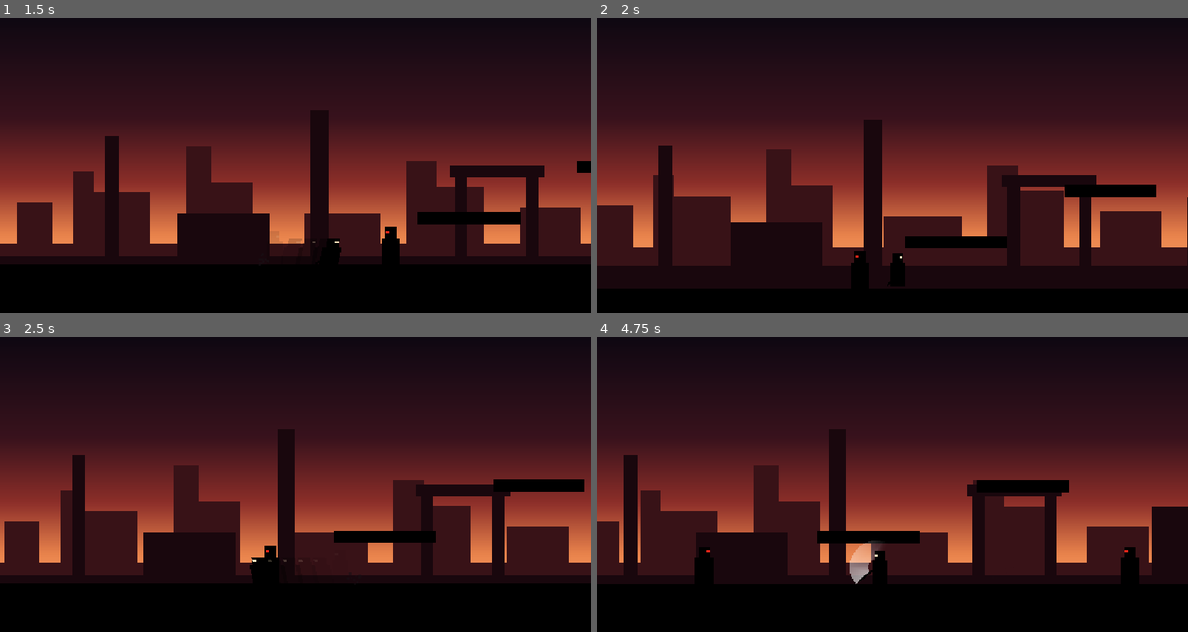
Above: before the commit, frames 1-4 (two rows, left to right).
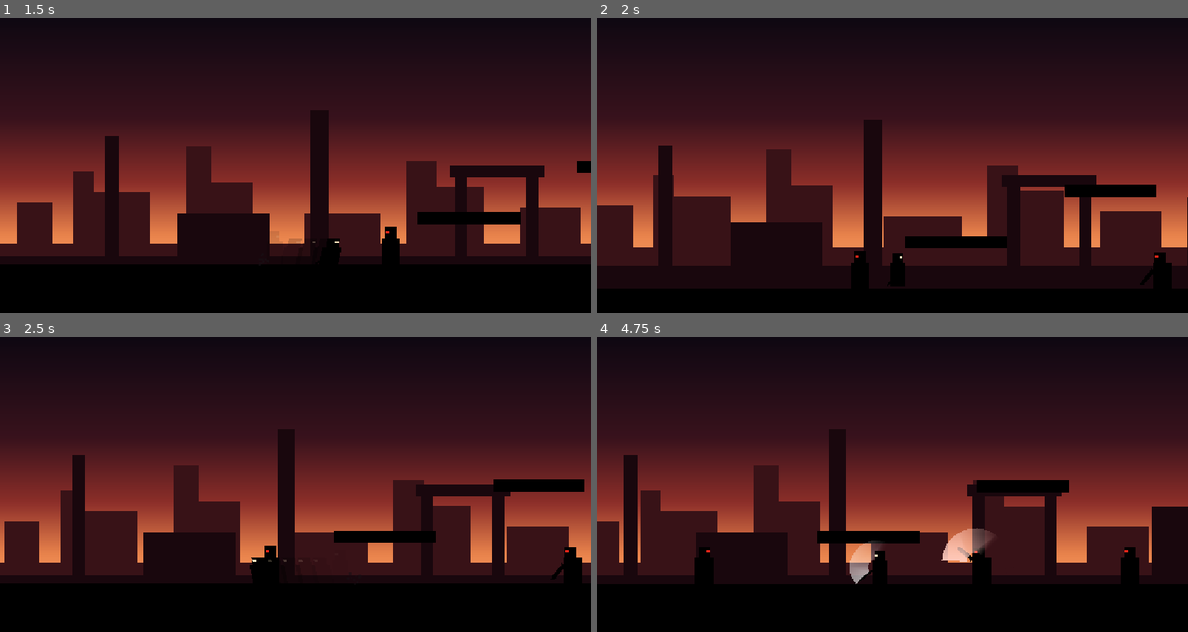
Above: after the commit, the same moments.

Repository: NobleRat/Kill-The-Man
Game: Godot game, scene res://levels/test_level.tscn
Same seed, same stepped clock (60 frames per second), same inputs: the game is played once before the commit and once after it.
Inputs (mouse positions are in pixels of both pictures, inside the frame that each line leads up to):
- Up to frame 1 (1.5 s): move the mouse to (425, 168) at 0.52 s; hold D (move_right) from 0.53 s (still down); tap J (attack) at 0.6 s; tap Space (jump) at 0.77 s; tap Shift (dash) at 0.8, 1.35 s; move the mouse to (177, 200) at 1.27 s
- Up to frame 2 (2 s): keep holding D (move_right); tap Space (jump) at 1.52 s; tap J (attack) at 1.55 s
- Up to frame 3 (2.5 s): move the mouse to (354, 431) at 2.02 s; release D (move_right) at 2.03 s; hold A (move_left) from 2.03 s (still down); tap J (attack) at 2.1 s; tap Shift (dash) at 2.3 s
- Up to frame 4 (4.75 s): move the mouse to (862, 570) at 2.77 s; release A (move_left) at 2.78 s; hold D (move_right) 2.78-4.28 s; tap Shift (dash) at 2.85, 3.8, 4.35 s; tap Space (jump) at 3.02, 3.77, 4.52 s; tap J (attack) at 3.05, 3.6, 4.55 s; move the mouse to (1069, 552) at 3.52 s; move the mouse to (715, 452) at 4.27 s; hold A (move_left) from 4.28 s (still down)

Frame 1 is identical in both runs. In frame 2, 0.4% of the frame differs, in the area x 91-98%, y 79-92%; in frame 3, 0.4%; in frame 4, 0.9%, in the area x 58-67%, y 64-84%.

Commit message:
ახალი მტერი: ხმლიანი მებრძოლი (MeleeEnemy)
- დადის აქეთ-იქით; მოთამაშეს 280 პიქსელზე ამჩნევს და მისკენ მიდის.
- ახლოს ჩერდება, ნახევარი წამით წითლდება და ხმალს იწევს, მერე წინ ჩაქნევს
  (ღია-წითელი რკალი). მომზადებისას მხარეს არ იცვლის — ზურგსუკან გადასვლით
  ან გაქცევით შეიძლება თავის დაღწევა.
- დარტყმას, უკუგდებას, შეჩერებას, ციმციმს და სიკვდილს მანეკენივით იღებს
  (enemy.gd-ის კოდი გაზიარებულია). დარტყმა მის მომზადებას წყვეტს.
- ორმოს კიდეზე ჩერდება (მანეკენებიც კიდეზე ბრუნდებიან).
- მოთამაშეს სიცოცხლე ჯერ არ აქვს: მტრის დარტყმა მხოლოდ უკან აგდებს
  (Player → „მტრის დარტყმა“).
- სატესტო დონეზე ორი ასეთი მტერი: x=1000 და x=3800.

Co-Authored-By: Claude Opus 5.5 <noreply@anthropic.com>

Diff:
--- a/effects/flash.gdshader
+++ b/effects/flash.gdshader
@@ -4,7 +4,12 @@
 // იმუშავებს მომავალში ნახატ პერსონაჟებზეც, არა მხოლოდ მართკუთხედებზე.
 uniform float flash_amount : hint_range(0.0, 1.0) = 0.0;
 uniform vec4 flash_color : source_color = vec4(1.0, 1.0, 1.0, 1.0);
+// შეფერვა (მაგ. მტერი თავდასხმის წინ წითლდება): 0 = ჩვეულებრივი ფერი, 1 = მთლიანად tint_color.
+// ციმციმი შეფერვაზე მაღლა ჩანს.
+uniform float tint_amount : hint_range(0.0, 1.0) = 0.0;
+uniform vec4 tint_color : source_color = vec4(1.0, 0.0, 0.0, 1.0);
 
 void fragment() {
+	COLOR.rgb = mix(COLOR.rgb, tint_color.rgb, tint_amount);
 	COLOR.rgb = mix(COLOR.rgb, flash_color.rgb, flash_amount);
 }
--- a/enemies/enemy.gd
+++ b/enemies/enemy.gd
@@ -1,8 +1,9 @@
 extends CharacterBody2D
-## მტერი: დადის აქეთ-იქით. დარტყმისას უკან ეგდება და ციმციმებს,
+## მტერი-„მანეკენი“: დადის აქეთ-იქით. დარტყმისას უკან ეგდება და ციმციმებს,
 ## სიცოცხლე რომ გაუთავდება — ნამსხვრევებად იშლება.
 ##
-## ჯერ თავს არ ესხმის — ეს შემდეგი ნაბიჯია.
+## თავს არ ესხმის. თავდამსხმელი მტერი — melee_enemy.gd — ამ სკრიპტზეა აგებული:
+## დარტყმის მიღება და სიკვდილი ორივესთვის აქ არის დაწერილი.
 
 const HIT_SPARK := preload("res://effects/hit_spark.tscn")
 const DEATH_BURST := preload("res://effects/death_burst.tscn")
@@ -65,22 +66,36 @@
 		if is_on_floor():
 			velocity.x = move_toward(velocity.x, 0.0, friction * delta)
 	else:
-		_patrol()
+		_act(delta)
 
 	move_and_slide()
 
 
+## რას აკეთებს, როცა გაბრუებული არ არის. მანეკენი მხოლოდ დადის;
+## სხვა მტრები (მაგ. melee_enemy.gd) ამ ფუნქციას თავისით ცვლიან.
+func _act(_delta: float) -> void:
+	_patrol()
+
+
 func _patrol() -> void:
-	# საზღვარს ან კედელს მიადგა — მობრუნდეს.
+	# საზღვარს, კედელს ან კიდეს მიადგა — მობრუნდეს.
 	var offset := global_position.x - _start_x
 	var past_right := offset > patrol_distance and _direction > 0.0
 	var past_left := offset < -patrol_distance and _direction < 0.0
 	var wall_ahead := is_on_wall() and signf(get_wall_normal().x) == -_direction
-	if past_right or past_left or wall_ahead:
+	var ledge_ahead := is_on_floor() and not _has_floor_ahead(_direction)
+	if past_right or past_left or wall_ahead or ledge_ahead:
 		_direction = -_direction
 
 	velocity.x = _direction * walk_speed
 	_visual.scale.x = _direction
+
+
+## true — წინ (`direction` მხარეს) ფეხქვეშ მიწაა; false — კიდეა, შეიძლება ჩავარდეს.
+func _has_floor_ahead(direction: float) -> bool:
+	var from := global_position + Vector2(direction * 22.0, -4.0)
+	var query := PhysicsRayQueryParameters2D.create(from, from + Vector2(0.0, 30.0), collision_mask, [get_rid()])
+	return not get_world_2d().direct_space_state.intersect_ray(query).is_empty()
 
 
 ## მახვილი იძახებს, როცა მტერს მოხვდება. `direction` — დარტყმის მიმართულება,
--- /dev/null
+++ b/enemies/melee_enemy.gd
@@ -0,0 +1,216 @@
+extends "res://enemies/enemy.gd"
+## ხმლიანი მტერი. დადის აქეთ-იქით; მოთამაშეს რომ შეამჩნევს — მისკენ მიდის,
+## ახლოს ჩერდება, წითლდება და ხმალს იწევს (მომზადება), მერე კი წინ ჩაქნევს.
+##
+## დარტყმის მიღება (ზიანი, უკუგდება, შეჩერება, თეთრი ციმციმი) და სიკვდილი
+## ზუსტად ისეთივეა, როგორც მანეკენის — ის ნაწილი enemy.gd-შია.
+## დარტყმა მომზადებას აწყვეტინებს: გაბრუების მერე ისევ მოთამაშისკენ წამოვა.
+##
+## ყველა რიცხვი Inspector-შია: აირჩიეთ MeleeEnemy კვანძი
+## (დევნა, თავდასხმა; სიცოცხლე და სიარული — enemy.gd-ის ჯგუფებში).
+
+@export_group("დევნა")
+## ამ მანძილზე (პიქსელი, გვერდულად) ამჩნევს მოთამაშეს — წინაც და ზურგსუკანაც.
+@export var sight_range := 280.0
+## მოთამაშე ამაზე მეტად მაღლა ან დაბლა თუ არის (მაგ. ბაქანზე), ვერ ამჩნევს და არ ესხმის.
+@export var sight_height := 90.0
+## მოთამაშე ამაზე შორს თუ წავიდა, დევნას წყვეტს და ისევ აქეთ-იქით დადის.
+@export var lose_range := 420.0
+## დევნის სიჩქარე (შედარებისთვის: მოთამაშე 330-ით დარბის).
+@export var chase_speed := 130.0
+## ამ მანძილზე მისვლისას ჩერდება და თავდასხმას იწყებს.
+@export var attack_range := 70.0
+
+@export_group("თავდასხმა")
+## მომზადება: რამდენ წამს წითლდება და იწევს ხმალს (ამ დროს შეიძლება გაქცევა).
+@export var windup_time := 0.5
+## მომზადების ფერი.
+@export var windup_color := Color(1.0, 0.12, 0.08)
+## ჭრა: რამდენ წამს მოქმედებს დაზიანების ზონა.
+@export var attack_time := 0.12
+## ჭრისას წინ გადადგმული ნაბიჯის სიჩქარე.
+@export var attack_lunge := 220.0
+## დასვენება: დარტყმის მერე ამდენ წამს დგას — შენი შანსი, რომ დაარტყა.
+@export var recovery_time := 0.5
+## ზიანი (მოთამაშეს სიცოცხლე ჯერ არ აქვს — ახლა მხოლოდ უკან აგდებს).
+@export var attack_damage := 1
+## მოთამაშის უკუგდების სიძლიერე (1 = ჩვეულებრივი, ზომები — Player-ის ჯგუფში „მტრის დარტყმა“).
+@export var attack_knockback := 1.0
+## მოთამაშეს რომ მოხვდება — თამაშის შეჩერება (წამი).
+@export var attack_hitstop := 0.08
+## მოთამაშეს რომ მოხვდება — ეკრანის შერყევა (პიქსელი).
+@export var attack_shake := 5.0
+## ჭრის რკალის ფერი.
+@export var slash_color := Color(1.0, 0.8, 0.75, 0.95)
+
+enum State { PATROL, CHASE, WINDUP, ATTACK, RECOVERY }
+
+## ხმლის კუთხეები (გრადუსი: 0 = წინ, 90 = ქვემოთ, -90 = ზემოთ).
+const WEAPON_REST := 50.0
+const WEAPON_RAISED := -135.0
+const WEAPON_SWUNG := 65.0
+const SLASH_INNER_RADIUS := 18.0
+const SLASH_OUTER_RADIUS := 66.0
+const SLASH_STEPS := 16
+const SLASH_FADE_TIME := 0.15
+
+var _state := State.PATROL
+var _state_time := 0.0
+## ამ ჭრამ მოთამაშეს უკვე მოარტყა (ერთ ჭრაში — მხოლოდ ერთხელ).
+var _hit_player := false
+var _player: Node2D
+var _slash_alpha := 0.0
+var _slash_to := 0.0
+
+@onready var _weapon: Node2D = $Visual/Weapon
+@onready var _hitbox: Area2D = $Visual/Hitbox
+@onready var _slash: Node2D = $Visual/Slash
+@onready var _material: ShaderMaterial = $Visual.material
+
+
+func _ready() -> void:
+	super()
+	_weapon.rotation = deg_to_rad(WEAPON_REST)
+	_material.set_shader_parameter("tint_color", windup_color)
+	_slash.draw.connect(_draw_slash)
+
+
+func _act(delta: float) -> void:
+	_state_time += delta
+	match _state:
+		State.PATROL:
+			_patrol()
+			if _player_within(sight_range, sight_height):
+				_set_state(State.CHASE)
+
+		State.CHASE:
+			_chase()
+
+		State.WINDUP:
+			# დგას, წითლდება და ხმალს თავს ზემოთ სწევს. მხარეს აღარ იცვლის —
+			# ზურგსუკან თუ გადახვედი, ცარიელ ადგილს დაარტყამს.
+			_brake(delta)
+			var t := minf(_state_time / windup_time, 1.0)
+			_weapon.rotation = lerpf(deg_to_rad(WEAPON_REST), deg_to_rad(WEAPON_RAISED), ease(t, 0.3))
+			_set_tint(lerpf(0.6, 1.0, t))
+			if _state_time >= windup_time:
+				_set_tint(0.0)
+				_set_state(State.ATTACK)
+				velocity.x = _direction * attack_lunge
+
+		State.ATTACK:
+			# ჭრა: დასაწყისში სწრაფი, ბოლოში რბილი.
+			var t := minf(_state_time / attack_time, 1.0)
+			t = 1.0 - (1.0 - t) * (1.0 - t)
+			_weapon.rotation = lerpf(deg_to_rad(WEAPON_RAISED), deg_to_rad(WEAPON_SWUNG), t)
+			_slash_to = _weapon.rotation
+			_slash_alpha = 1.0
+			_check_hit()
+			if _state_time >= attack_time:
+				_set_state(State.RECOVERY)
+
+		State.RECOVERY:
+			_brake(delta)
+			var t := minf(_state_time / recovery_time, 1.0)
+			_weapon.rotation = lerpf(deg_to_rad(WEAPON_SWUNG), deg_to_rad(WEAPON_REST), smoothstep(0.0, 1.0, t))
+			if _state_time >= recovery_time:
+				_set_state(State.CHASE)
+
+
+func _chase() -> void:
+	if not _player_within(lose_range, INF):
+		_set_state(State.PATROL)
+		return
+
+	var offset := _player.global_position - global_position
+	if offset.x != 0.0:
+		_direction = signf(offset.x)
+	_visual.scale.x = _direction
+
+	if absf(offset.x) <= attack_range:
+		# ახლოსაა. თუ მოთამაშე თავზე დგას ან ხტება — ელოდება, სანამ ჩამოვა.
+		velocity.x = 0.0
+		if absf(offset.y) <= sight_height:
+			_set_state(State.WINDUP)
+	elif is_on_floor() and not _has_floor_ahead(_direction):
+		# კიდეზე ჩერდება — მოთამაშის გამო ორმოში არ გადავარდება.
+		velocity.x = 0.0
+	else:
+		velocity.x = _direction * chase_speed
+
+
+## მოთამაშე ახლოსაა? (გვერდულად `range_x`-ზე, სიმაღლით `range_y`-ზე ახლოს.)
+func _player_within(range_x: float, range_y: float) -> bool:
+	if not is_instance_valid(_player):
+		_player = get_tree().get_first_node_in_group("player") as Node2D
+		if _player == null:
+			return false
+	var offset := _player.global_position - global_position
+	return absf(offset.x) <= range_x and absf(offset.y) <= range_y
+
+
+func _check_hit() -> void:
+	if _hit_player:
+		return
+	for body in _hitbox.get_overlapping_bodies():
+		if body.has_method("take_hit"):
+			_hit_player = true
+			body.take_hit(attack_damage, Vector2(_direction, 0.0), attack_knockback)
+			Effects.hitstop(attack_hitstop)
+			Effects.shake(attack_shake)
+			return
+
+
+## დარტყმის მიღება — enemy.gd-შია. აქ მხოლოდ თავდასხმა წყდება.
+func take_hit(damage: int, direction: Vector2, knockback := 1.0) -> void:
+	super(damage, direction, knockback)
+	_set_tint(0.0)
+	_weapon.rotation = deg_to_rad(WEAPON_REST)
+	_set_state(State.CHASE)
+
+
+func _set_state(state: State) -> void:
+	_state = state
+	_state_time = 0.0
+	if state == State.ATTACK:
+		_hit_player = false
+
+
+func _brake(delta: float) -> void:
+	if is_on_floor():
+		velocity.x = move_toward(velocity.x, 0.0, friction * delta)
+
+
+func _set_tint(amount: float) -> void:
+	_material.set_shader_parameter("tint_amount", amount)
+
+
+func _process(delta: float) -> void:
+	if _state != State.ATTACK:
+		_slash_alpha = maxf(_slash_alpha - delta / SLASH_FADE_TIME, 0.0)
+	_slash.queue_redraw()
+
+
+# ჭრის კვალი: ნამგალი ხმლის აწეული მდგომარეობიდან მის ახლანდელ მდგომარეობამდე,
+# რომელიც უკანა ბოლოსკენ ქრება.
+func _draw_slash() -> void:
+	var from := deg_to_rad(WEAPON_RAISED)
+	if _slash_alpha <= 0.0 or absf(_slash_to - from) < 0.05:
+		return
+	var points := PackedVector2Array()
+	var colors := PackedColorArray()
+	for i in SLASH_STEPS + 1:
+		var weight := float(i) / SLASH_STEPS
+		points.append(Vector2.from_angle(lerpf(from, _slash_to, weight)) * SLASH_OUTER_RADIUS)
+		colors.append(_slash_color_at(weight))
+	for i in range(SLASH_STEPS, -1, -1):
+		var weight := float(i) / SLASH_STEPS
+		points.append(Vector2.from_angle(lerpf(from, _slash_to, weight)) * SLASH_INNER_RADIUS)
+		colors.append(_slash_color_at(weight))
+	_slash.draw_polygon(points, colors)
+
+
+func _slash_color_at(weight: float) -> Color:
+	var color := slash_color
+	color.a *= _slash_alpha * weight
+	return color
--- /dev/null
+++ b/enemies/melee_enemy.tscn
@@ -0,0 +1,81 @@
+[gd_scene format=3]
+
+[ext_resource type="Script" path="res://enemies/melee_enemy.gd" id="1_melee"]
+[ext_resource type="Shader" path="res://effects/flash.gdshader" id="2_flash"]
+
+[sub_resource type="RectangleShape2D" id="RectangleShape2D_body"]
+size = Vector2(32, 72)
+
+[sub_resource type="RectangleShape2D" id="RectangleShape2D_attack"]
+size = Vector2(70, 76)
+
+[sub_resource type="ShaderMaterial" id="ShaderMaterial_flash"]
+resource_local_to_scene = true
+shader = ExtResource("2_flash")
+shader_parameter/flash_amount = 0.0
+shader_parameter/flash_color = Color(1, 1, 1, 1)
+shader_parameter/tint_amount = 0.0
+shader_parameter/tint_color = Color(1, 0.12, 0.08, 1)
+
+[node name="MeleeEnemy" type="CharacterBody2D"]
+collision_layer = 4
+script = ExtResource("1_melee")
+
+[node name="CollisionShape2D" type="CollisionShape2D" parent="."]
+position = Vector2(0, -36)
+shape = SubResource("RectangleShape2D_body")
+
+[node name="Visual" type="Node2D" parent="."]
+material = SubResource("ShaderMaterial_flash")
+
+[node name="Body" type="Polygon2D" parent="Visual"]
+use_parent_material = true
+color = Color(0, 0, 0, 1)
+polygon = PackedVector2Array(-18, -50, 18, -50, 18, 0, -18, 0)
+
+[node name="Head" type="Polygon2D" parent="Visual"]
+use_parent_material = true
+color = Color(0, 0, 0, 1)
+polygon = PackedVector2Array(-6, -70, 16, -70, 16, -50, -6, -50)
+
+[node name="Eye" type="Polygon2D" parent="Visual"]
+use_parent_material = true
+color = Color(0.95, 0.15, 0.1, 1)
+polygon = PackedVector2Array(8, -64, 15, -64, 15, -60, 8, -60)
+
+[node name="Weapon" type="Polygon2D" parent="Visual"]
+position = Vector2(12, -42)
+use_parent_material = true
+color = Color(0, 0, 0, 1)
+polygon = PackedVector2Array(-4, -2, 8, -2, 8, -6, 11, -6, 11, -4, 42, -4, 48, 0, 42, 4, 11, 4, 11, 6, 8, 6, 8, 2, -4, 2)
+
+[node name="Slash" type="Node2D" parent="Visual"]
+position = Vector2(12, -42)
+
+[node name="Hitbox" type="Area2D" parent="Visual"]
+collision_layer = 0
+collision_mask = 2
+monitorable = false
+
+[node name="CollisionShape2D" type="CollisionShape2D" parent="Visual/Hitbox"]
+position = Vector2(45, -38)
+shape = SubResource("RectangleShape2D_attack")
+
+[node name="HealthBar" type="Node2D" parent="."]
+position = Vector2(0, -86)
+
+[node name="Back" type="ColorRect" parent="HealthBar"]
+offset_left = -20.0
+offset_top = -3.0
+offset_right = 20.0
+offset_bottom = 3.0
+mouse_filter = 2
+color = Color(0, 0, 0, 0.6)
+
+[node name="Fill" type="ColorRect" parent="HealthBar"]
+offset_left = -19.0
+offset_top = -2.0
+offset_right = 19.0
+offset_bottom = 2.0
+mouse_filter = 2
+color = Color(0.85, 0.2, 0.15, 1)
--- a/levels/test_level.tscn
+++ b/levels/test_level.tscn
@@ -4,6 +4,7 @@
 [ext_resource type="PackedScene" path="res://player/player.tscn" id="2_player"]
 [ext_resource type="Script" path="res://levels/level.gd" id="3_level"]
 [ext_resource type="PackedScene" path="res://enemies/enemy.tscn" id="4_enemy"]
+[ext_resource type="PackedScene" path="res://enemies/melee_enemy.tscn" id="5_melee"]
 
 [sub_resource type="Gradient" id="Gradient_sky"]
 offsets = PackedFloat32Array(0, 0.3, 0.5, 0.66, 1)
@@ -223,5 +224,11 @@
 [node name="Enemy4" parent="Enemies" instance=ExtResource("4_enemy")]
 position = Vector2(2800, 480)
 
+[node name="MeleeEnemy1" parent="Enemies" instance=ExtResource("5_melee")]
+position = Vector2(1000, 480)
+
+[node name="MeleeEnemy2" parent="Enemies" instance=ExtResource("5_melee")]
+position = Vector2(3800, 480)
+
 [node name="Player" parent="." instance=ExtResource("2_player")]
 position = Vector2(0, 480)
--- a/player/player.gd
+++ b/player/player.gd
@@ -70,6 +70,15 @@
 ## რამდენ წამში ქრება ანარეკლი.
 @export var ghost_fade_time := 0.25
 
+@export_group("მტრის დარტყმა")
+## მტრის დარტყმისას რა სიჩქარით გადაიწევს უკან.
+## (სიცოცხლე ჯერ არ არის — დარტყმა მხოლოდ უკან აგდებს.)
+@export var hurt_knockback_speed := 420.0
+## მტრის დარტყმისას რამდენად ახტება ზემოთ.
+@export var hurt_knockback_hop := 500.0
+## დარტყმის შემდეგ ამდენ წამს სირბილს და დეშს ვერ მართავ.
+@export var hurt_stun_time := 0.25
+
 @export_group("სხვა")
 ## ამ სიღრმეზე ჩავარდნისას მოთამაშე საწყის ადგილას ბრუნდება.
 @export var fall_limit := 1300.0
@@ -104,12 +113,16 @@
 var _ghost_timer := 0.0
 ## 1 = სხეული სრულად დახრილი/გაჭიმულია, 0 = ჩვეულებრივი.
 var _dash_pose := 0.0
+## მტრის დარტყმის შემდეგ მართვის დაბრუნებამდე დარჩენილი დრო.
+var _hurt_timer := 0.0
 
 @onready var _visual: Node2D = $Visual
 @onready var _sword: Sword = $Visual/Sword
 
 
 func _ready() -> void:
+	# მტრები მოთამაშეს ამ ჯგუფით პოულობენ.
+	add_to_group("player")
 	_spawn_position = global_position
 	_sword.swing_started.connect(_on_sword_swing_started)
 	_sword.turn_requested.connect(_on_sword_turn_requested)
@@ -120,6 +133,7 @@
 	if Input.is_action_just_pressed("attack"):
 		_sword.request_attack()
 
+	_hurt_timer -= delta
 	_handle_dash(delta)
 	# დეშის დროს სიმძიმე არ მოქმედებს — პირდაპირ ხაზზე მივფრინავთ.
 	if not _is_dashing():
@@ -201,7 +215,8 @@
 		return
 	# მოქნევის დროს მიწაზე სირბილი არ შეიძლება — დარტყმას „წონა“ აქვს.
 	# ჰაერში კი მოთამაშე ძველი სიჩქარით აგრძელებს ფრენას.
-	if _sword.is_busy():
+	# მტრის დარტყმის შემდეგაც ასეა — უკან გადაგდება შენს სირბილს არ წაეშლება.
+	if _sword.is_busy() or _hurt_timer > 0.0:
 		if is_on_floor():
 			velocity.x = move_toward(velocity.x, 0.0, attack_friction * delta)
 		return
@@ -243,7 +258,7 @@
 func _can_dash() -> bool:
 	# მოქნევის შუაში დეში არ შეიძლება (დაჭერილი დეში მოქნევის მერე შესრულდება),
 	# მოქნევის შემდგომ დასვენებას კი დეში წყვეტს.
-	if _dash_cooldown_timer > 0.0 or _sword.is_busy():
+	if _dash_cooldown_timer > 0.0 or _sword.is_busy() or _hurt_timer > 0.0:
 		return false
 	return is_on_floor() or air_dash
 
@@ -319,6 +334,15 @@
 		velocity.x = _facing * lunge_speed
 
 
+## მტერი იძახებს, როცა მოთამაშეს მოხვდება. `direction` — დარტყმის მიმართულება.
+## სიცოცხლე ჯერ არ არის, ამიტომ `damage` ჯერ არაფერს აკლებს — მოთამაშე მხოლოდ უკან ვარდება.
+func take_hit(_damage: int, direction: Vector2, knockback := 1.0) -> void:
+	if _is_dashing():
+		_end_dash()
+	velocity = Vector2(direction.x * hurt_knockback_speed, -hurt_knockback_hop) * knockback
+	_hurt_timer = hurt_stun_time
+
+
 func _respawn() -> void:
 	if _is_dashing():
 		_end_dash()
